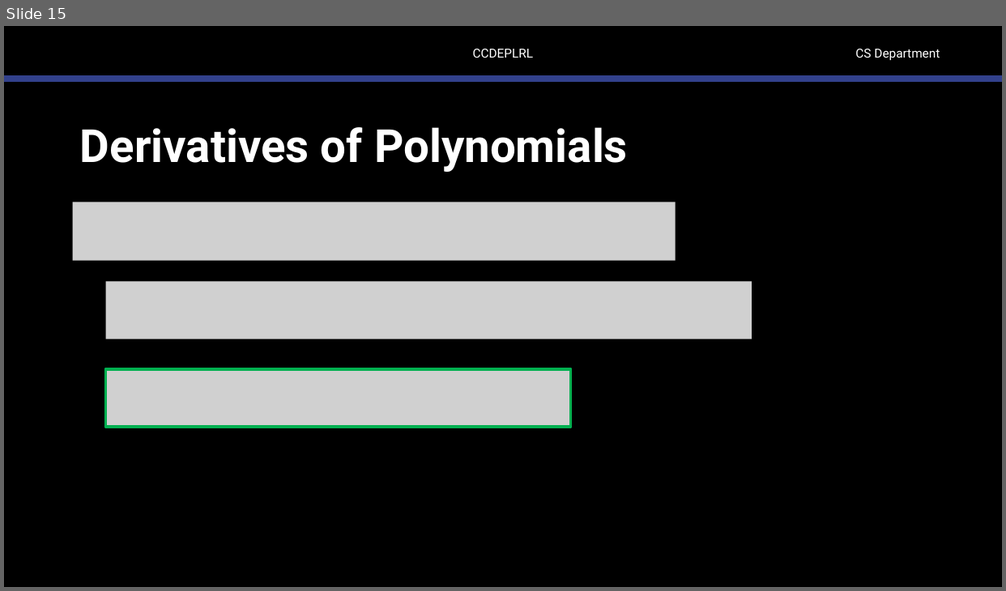
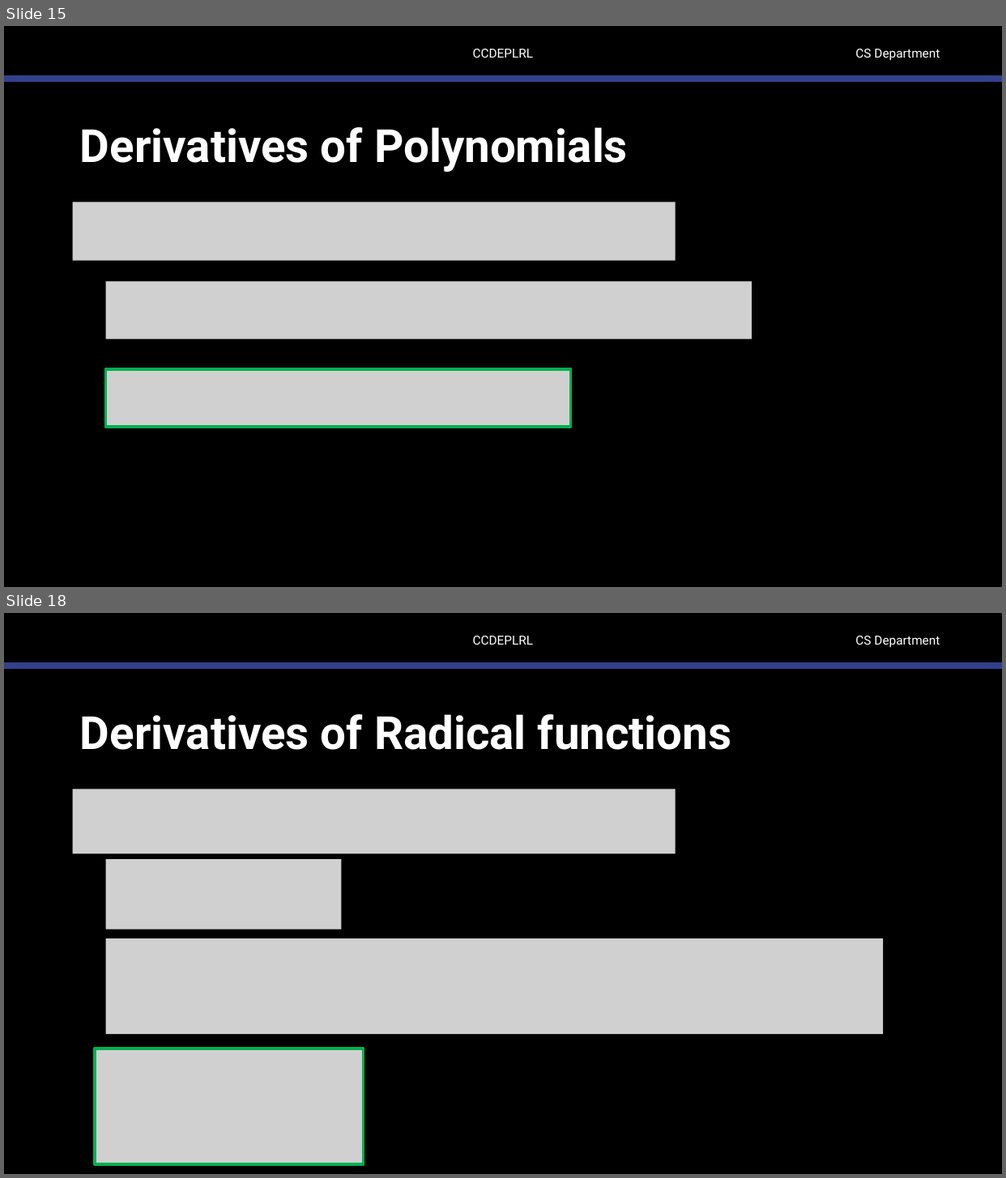
Before and after one commit to robitussin/CCDEPLRL, a slide deck: 2 - Training Neural Networks/Pre-requisites on Backpropagation/Derivatives.pptx. Shown one above the other, each under a label of ours: slide 15 before the commit, slides 15 and 18 after it; the slides between them are not shown. The pictures are 1006x591 and 1006x1178 pixels, drawn with LibreOffice and Linux fonts; fonts in the diff are those of the drawing; grey boxes stand for pictures; background and template pictures are left out. Boxes give left, top, right and bottom in pixels: in the first picture for what was removed or moved away, otherwise in the second. Text is boxed around its words. In the diff, an @@ line names an element or a change of style, - is before the commit and + after.

```diff
--- a/2 - Training Neural Networks/Pre-requisites on Backpropagation/Derivatives.pptx
+++ b/2 - Training Neural Networks/Pre-requisites on Backpropagation/Derivatives.pptx
@@ slide 18 added at (4,613,1002,1174), background #000000; not listed: 3 template elements that a slide beside it also shows @@
@@ title added at (80,714,731,750), 44 pt, text #FFFFFF, bold @@
+Derivatives of Radical functions
@@ picture added at (73,789,675,854) @@
@@ picture added at (106,859,342,929) @@
@@ picture added at (106,939,884,1034) @@
@@ picture added at (95,1050,364,1165) @@
```
Also in this commit, not shown: 7 slides changed, 16 other slides added.
